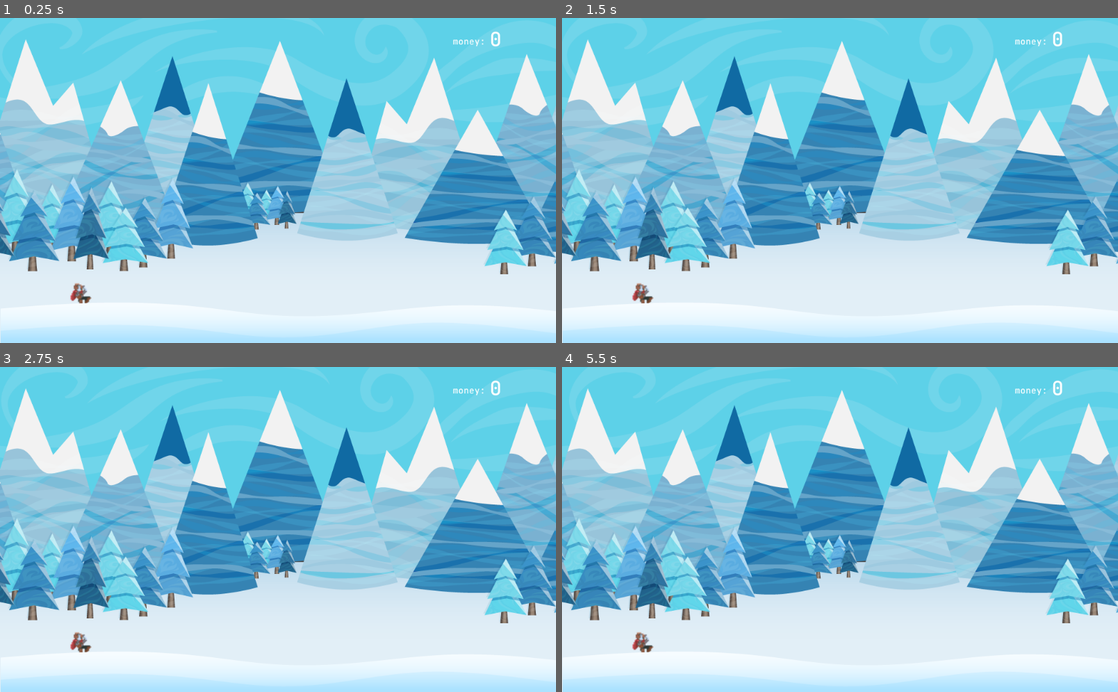
Above: before the commit, frames 1-4 (two rows, left to right).
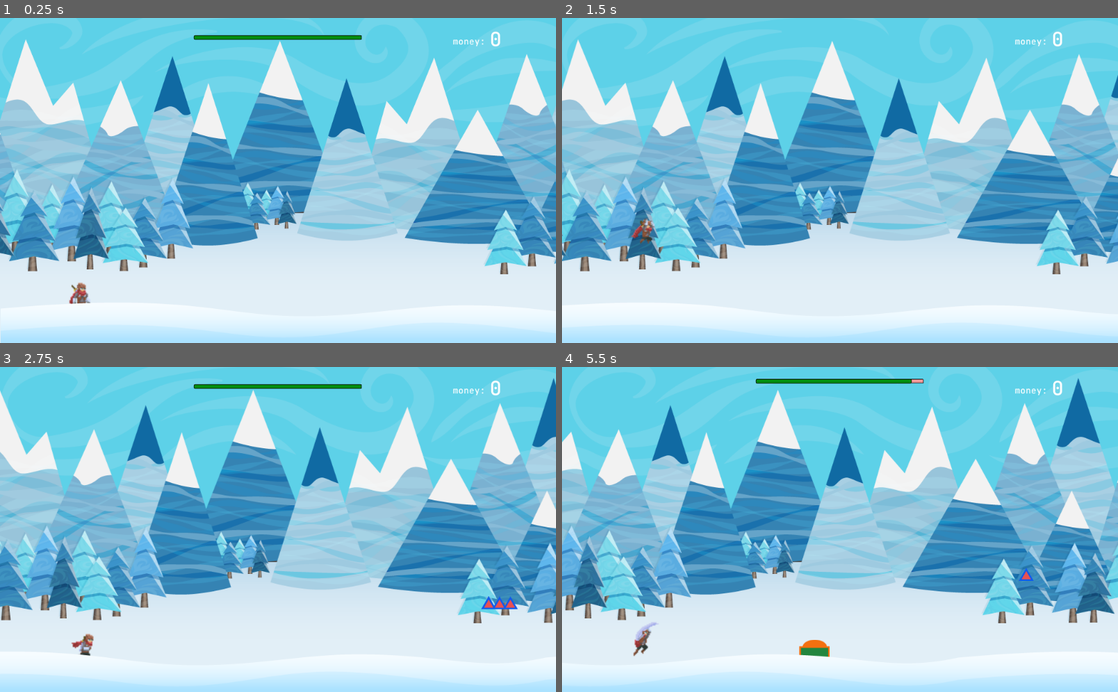
Above: after the commit, the same moments.

Repository: 1shevelov/Monster-Farm-prototype
Game: Godot game, scene res://Game.tscn
The game is run twice, just before and just after one commit, with the same random seed, the same clock (stepped at 60 frames per second) and the same inputs. Sound files missing from this copy of the repository are replaced by a short silence.
Inputs:
- Up to frame 1 (0.25 s): no input
- Up to frame 2 (1.5 s): tap Space (jump) at 0.77 s
- Up to frame 3 (2.75 s): tap Space (jump) at 1.52 s
- Up to frame 4 (5.5 s): tap Space (jump) at 3.02, 3.77, 4.52 s

The runs differ from the first frame. In frame 1, 0.7% of the frame differs, in the area x 12-66%, y 5-89%; in frame 2, 21%; in frame 3, 36%; in frame 4, 43%, in the area x 0-100%, y 3-100%.
Error before the commit: Parse Error: The method "add_money" isn't declared in the current class. (res://avatar/Avatar.gd:143)
Error after the commit: Invalid call. Nonexistent function 'connect_avatar_ui' in base 'Node2D (hp.gd)'. (res://avatar/Avatar.gd:36)

Commit message:
Updated Avatar resource node connection to UI

Diff:
--- a/Game.gd
+++ b/Game.gd
@@ -4,6 +4,7 @@
 func _ready():
 	$Spawner.set_objects($ImportWorld.load_all_objects())
 	$Avatar.init_object($ImportWorld.load_avatar())
+	$Avatar.connect_ui($Ui/MoneyCounter, $Ui/HPBarUI)
 
 	AudioServer.set_bus_volume_db(AudioServer.get_bus_index("Master"), 0)
 	randomize()
--- a/Game.tscn
+++ b/Game.tscn
@@ -9,6 +9,7 @@
 [ext_resource path="res://HUD/GameOverUI.tscn" type="PackedScene" id=7]
 [ext_resource path="res://background/ParallaxBackground.tscn" type="PackedScene" id=8]
 [ext_resource path="res://background/ParallaxForeground.tscn" type="PackedScene" id=9]
+[ext_resource path="res://HUD/HPBarUI.tscn" type="PackedScene" id=10]
 
 [node name="Game" type="Node2D"]
 script = ExtResource( 3 )
@@ -25,10 +26,18 @@
 
 [node name="ParallaxForeground" parent="." instance=ExtResource( 9 )]
 
-[node name="MoneyCounter" parent="." instance=ExtResource( 1 )]
+[node name="ImportWorld" type="Node" parent="."]
+script = ExtResource( 6 )
 
-[node name="GameOverUI" parent="." instance=ExtResource( 7 )]
+[node name="Ui" type="Control" parent="."]
+margin_right = 40.0
+margin_bottom = 40.0
+
+[node name="GameOver" parent="Ui" instance=ExtResource( 7 )]
 visible = false
 
-[node name="ImportWorld" type="Node" parent="."]
-script = ExtResource( 6 )
+[node name="MoneyCounter" parent="Ui" instance=ExtResource( 1 )]
+margin_right = -40.0
+margin_bottom = -40.0
+
+[node name="HPBarUI" parent="Ui" instance=ExtResource( 10 )]
--- a/HUD/MoneyCounter.gd
+++ b/HUD/MoneyCounter.gd
@@ -3,9 +3,9 @@
 
 func _ready():
 # warning-ignore:return_value_discarded
-	Signals.connect("update_money", self, "on_update_money")
+#	Signals.connect("update_money", self, "on_update_money")
 	$CounterRTL.text = String(Globals.INITIAL_MONEY)
 
 
-func on_update_money(new_sum: int):
+func update_counter(new_sum: int):
 	$CounterRTL.text = String(new_sum)
--- a/avatar/Avatar.gd
+++ b/avatar/Avatar.gd
@@ -28,8 +28,12 @@
 
 
 func _ready():
-# warning-ignore:return_value_discarded
-	Signals.connect("coin_picked", self, "on_coin_picked")
+	pass
+
+
+func connect_ui(money_counter: Control, hp_bar: Control) -> void:
+	$Resources.connect_avatar_ui(money_counter)
+	$hp.connect_avatar_ui(hp_bar)
 
 
 func init_object(avatar_obj: Dictionary) -> void:
@@ -50,7 +54,7 @@
 		# update UI money cointer
 
 
-func _physics_process(delta):
+func _physics_process(delta: float) -> void:
 	match state:
 		START:
 			animation.play("Idle")
@@ -81,7 +85,7 @@
 	move_and_collide(velocity * delta)
 
 
-func _input(event):
+func _input(event) -> void:
 #	IDLE state only on world start
 	print("STATE = ", state)
 	if state == START and event.is_action_pressed("jump"):
@@ -120,12 +124,11 @@
 	return state_list.front()
 
 
-func on_coin_picked(money_given: int):
+func on_hit_resource_object(money: int):
 #	Signals.emit_signal("update_score", score)
 #	Signals.emit_signal("update_money", money)
-	if money_given > 0:
-		$Resources.add_money(money_given)
-		$Resources.update_ui()
+	$Resources.avatar_add_money(money)
+	# Play pick up animation, like Yipee!
 
 
 func on_attacked_hp_object(attacking_node: Node2D) -> void:
@@ -137,19 +140,12 @@
 	Signals.emit_signal("world_stopped")
 
 
-func on_attacked_one_hit_mob(attacking_node: Node2D, money_given: int = 0) -> void:
+func on_attacked_one_hit_mob(attacking_node: Node2D, money: int = 0) -> void:
 #	print(attacking_node, " killed")
 	attacked_node = attacking_node
-	add_money(money_given)
+	$Resources.avatar_add_money(money)
 #	animation.stop()
 	animation.play("AirAttack")
-
-
-#func add_money(money_given: int) -> void:
-#	if money_given > 0:
-##		print("Money given: ", money_given)
-#		money += money_given
-#		Signals.emit_signal("update_money", money)
 
 
 # when receiving damage from object's weapon
@@ -182,7 +178,7 @@
 func on_object_destroyed(destroyed_node: Node2D, money_given: int = 0) -> void:
 	if attacked_node == destroyed_node:
 		print(destroyed_node, " destroyed")
-		add_money(money_given)
+		$Resources.avatar_add_money(money_given)
 		$AttackTimer.stop()
 		state = RUN
 		Globals.world_speed = Globals.RUN_WORLD_SPEED
--- a/components/Resources.gd
+++ b/components/Resources.gd
@@ -1,4 +1,6 @@
 extends Node2D
+
+signal money_changed
 
 const MONEY := "money"
 const MONEY_MIN := "min"
@@ -23,6 +25,13 @@
 		MONEY_DEFAULT, MONEY)
 
 
+func connect_avatar_ui(money_counter_node: Control) -> void:
+	var err = connect("money_changed", money_counter_node, "update_counter", \
+	[money], CONNECT_DEFERRED)
+	if err:
+		print_debug("Error connecting \"money_changed\" to ", money_counter_node)
+
+
 # empties the purse
 # should play the sound only if money is given to avatar
 func give_all() -> int:
@@ -42,12 +51,15 @@
 	return part
 
 
-# for avatar
-func add_money(addition: int) -> void:
-	money += addition
+func avatar_add_money(addition: int) -> void:
+	if addition > 0:
+		money += addition
+		emit_signal("money_changed")
 
 
-# for avatar
-func update_ui() -> void:
-	# emit_signal("ui_update_money", money)
-	pass
+func avatar_remove_money(subtraction: int) -> void:
+	if subtraction > 0:
+		money -= subtraction
+		if money < 0:
+			money = 0
+		emit_signal("money_changed")
--- a/objects/Coin.gd
+++ b/objects/Coin.gd
@@ -1,21 +1,33 @@
 extends "../scripts/ScrollMovement.gd"
 
-onready var pickup_sound := $PickupSound
+signal avatar_hit_resource_object # on collision with avatar
+#var gives_money := Globals.MONEY_PER_COIN
 
-var gives_money := Globals.MONEY_PER_COIN
+
+func _ready() -> void:
+	$Resources.init_component(Globals.MONEY_PER_COIN)
 
 
 func _physics_process(_delta):
 	move()
 
 
-func _on_Collision_body_entered(body: Node):
-	if body.name == "Avatar":
+func connect_to_avatar(avatar_node: Node) -> void:
+	var err = connect("avatar_hit_resource_object", avatar_node, "on_hit_resource_object", \
+	[], CONNECT_ONESHOT + CONNECT_DEFERRED)
+	if err:
+		print_debug("Error connecting \"avatar_hit_resource_object\": ", err)
+
+
+func _on_Collision_body_entered(some_node: Node):
+	if some_node.name == "Avatar":
+		connect_to_avatar(some_node)
 		hide()
-		if not Globals.SILENT_MODE:
-			pickup_sound.play()
-		Signals.emit_signal("coin_picked", gives_money)
-		yield(pickup_sound, "finished")
+#		if not Globals.SILENT_MODE:
+#			pickup_sound.play()
+		emit_signal("avatar_hit_resource_object", $Resources.give_all())
+#		Signals.emit_signal("coin_picked", gives_money)
+#		yield(pickup_sound, "finished")
 		queue_free()
 
 
--- a/objects/Coin.tscn
+++ b/objects/Coin.tscn
@@ -3,7 +3,7 @@
 [ext_resource path="res://assets/objects/coin.png" type="Texture" id=1]
 [ext_resource path="res://objects/Collision.tscn" type="PackedScene" id=2]
 [ext_resource path="res://objects/Coin.gd" type="Script" id=3]
-[ext_resource path="res://assets/sounds/coin-pickup.wav" type="AudioStream" id=4]
+[ext_resource path="res://components/Resources.tscn" type="PackedScene" id=4]
 
 [sub_resource type="CircleShape2D" id=1]
 radius = 9.21954
@@ -21,9 +21,7 @@
 
 [node name="VisibilityNotifier2D" type="VisibilityNotifier2D" parent="."]
 
-[node name="PickupSound" type="AudioStreamPlayer" parent="."]
-stream = ExtResource( 4 )
-volume_db = -30.588
+[node name="Resources" parent="." instance=ExtResource( 4 )]
 
 [connection signal="body_entered" from="Collision" to="." method="_on_Collision_body_entered"]
 [connection signal="screen_exited" from="VisibilityNotifier2D" to="." method="_on_VisibilityNotifier2D_screen_exited"]
--- a/objects/Obstacle.tscn
+++ b/objects/Obstacle.tscn
@@ -1,7 +1,7 @@
 [gd_scene load_steps=8 format=2]
 
 [ext_resource path="res://objects/Collision.tscn" type="PackedScene" id=1]
-[ext_resource path="res://components/Resources.gd" type="Script" id=2]
+[ext_resource path="res://objects/Obstacle.gd" type="Script" id=2]
 [ext_resource path="res://assets/sounds/stone-hit.wav" type="AudioStream" id=4]
 [ext_resource path="res://objects/hp.tscn" type="PackedScene" id=5]
 [ext_resource path="res://objects/Weapon.tscn" type="PackedScene" id=6]
--- a/objects/OneHitMob.gd
+++ b/objects/OneHitMob.gd
@@ -1,6 +1,6 @@
 extends "../scripts/ScrollMovement.gd"
 
-signal avatar_attacked_one_hit_mob # on collision
+signal avatar_attacked_one_hit_mob # on collision with avatar
 signal avatar_damaged  # on this.weapon attacking avatar
 #signal destroyed  # on this destoyed
 
Not shown: 1 places in Game.tscn that only renumber resources
